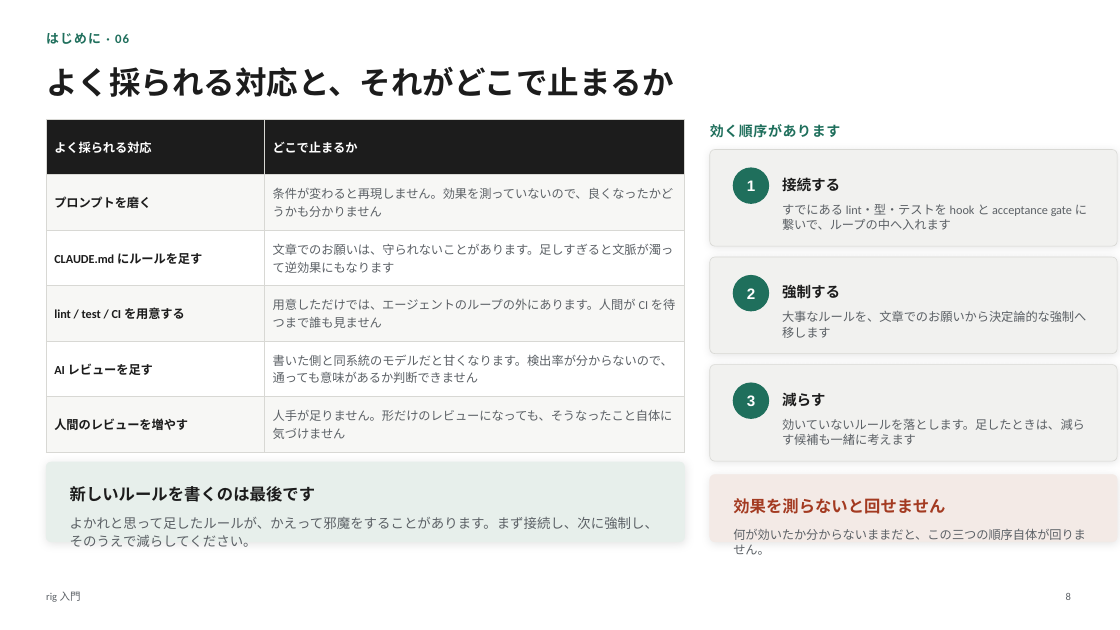
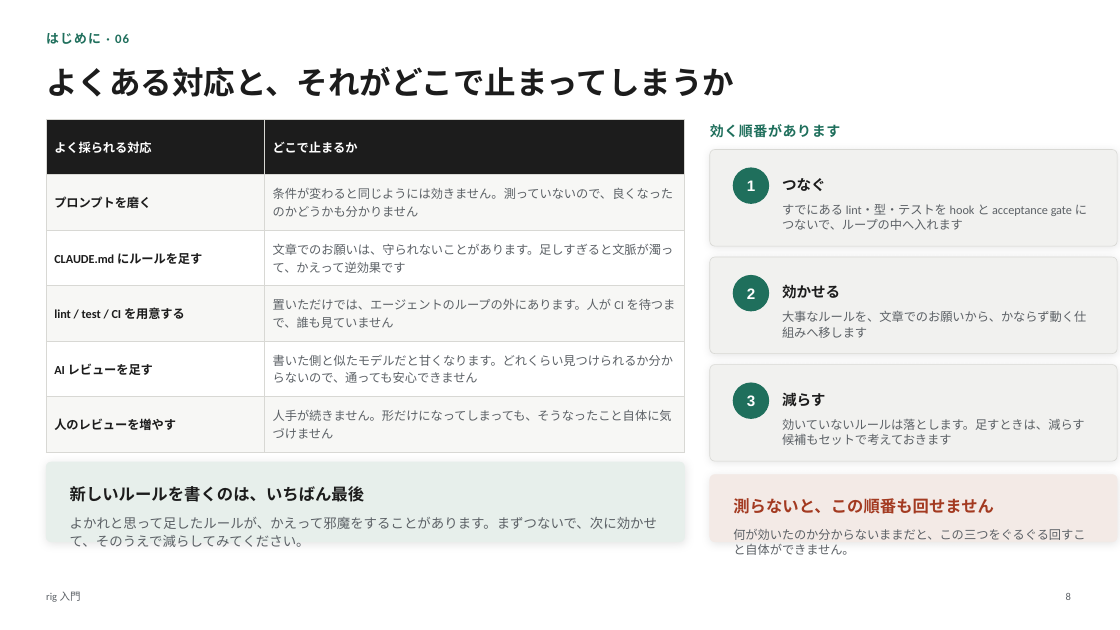
Before and after one commit to itoh-shun/rig, a slide deck: slide 8 of docs/onboarding/rig-intro.ja.pptx. Drawn at 1120x630 pixels with LibreOffice and Linux fonts; fonts in the diff are those of the drawing. Boxes give left, top, right and bottom in pixels: in the first picture for what was removed or moved away, otherwise in the second. Text is boxed around its words. In the diff, an @@ line names an element or a change of style, - is before the commit and + after.

```diff
--- a/docs/onboarding/rig-intro.ja.pptx
+++ b/docs/onboarding/rig-intro.ja.pptx
@@ text at box(46, 67, 734, 97): text changed @@
-よく採られる対応と、それがどこで止まるか
+よくある対応と、それがどこで止まってしまうか
@@ table at box(46, 119, 685, 443) @@
-row 2, column 2: 条件が変わると再現しません。効果を測っていないので、良くなったかどうかも分かりません
+row 2, column 2: 条件が変わると同じようには効きません。測っていないので、良くなったのかどうかも分かりません
-row 3, column 2: 文章でのお願いは、守られないことがあります。足しすぎると文脈が濁って逆効果にもなります
+row 3, column 2: 文章でのお願いは、守られないことがあります。足しすぎると文脈が濁って、かえって逆効果です
-row 4, column 2: 用意しただけでは、エージェントのループの外にあります。人間が CI を待つまで誰も見ません
+row 4, column 2: 置いただけでは、エージェントのループの外にあります。人が CI を待つまで、誰も見ていません
-row 5, column 2: 書いた側と同系統のモデルだと甘くなります。検出率が分からないので、通っても意味があるか判断できません
+row 5, column 2: 書いた側と似たモデルだと甘くなります。どれくらい見つけられるか分からないので、通っても安心できません
-row 6, column 1: 人間のレビューを増やす
+row 6, column 1: 人のレビューを増やす
-row 6, column 2: 人手が足りません。形だけのレビューになっても、そうなったこと自体に気づけません
+row 6, column 2: 人手が続きません。形だけになってしまっても、そうなったこと自体に気づけません
@@ text at box(710, 124, 841, 138): text changed @@
-効く順序があります
+効く順番があります
@@ text at box(782, 178, 826, 191): text changed @@
-接続する
+つなぐ
@@ text at box(782, 204, 1087, 230): text changed @@
-すでにある lint・型・テストを hook と acceptance gate に繋いで、ループの中へ入れます
+すでにある lint・型・テストを hook と acceptance gate につないで、ループの中へ入れます
@@ text at box(782, 284, 840, 299): text changed @@
-強制する
+効かせる
@@ text at box(782, 310, 1086, 338): text changed @@
-大事なルールを、文章でのお願いから決定論的な強制へ移します
+大事なルールを、文章でのお願いから、かならず動く仕組みへ移します
@@ text at box(782, 419, 1085, 445): text changed @@
-効いていないルールを落とします。足したときは、減らす候補も一緒に考えます
+効いていないルールは落とします。足すときは、減らす候補もセットで考えておきます
@@ text at box(70, 486, 365, 502): text changed @@
-新しいルールを書くのは最後です
+新しいルールを書くのは、いちばん最後
@@ text at box(733, 498, 994, 514): text changed @@
-効果を測らないと回せません
+測らないと、この順番も回せません
@@ text at box(70, 517, 657, 547): text changed @@
-よかれと思って足したルールが、かえって邪魔をすることがあります。まず接続し、次に強制し、そのうえで減らしてください。
+よかれと思って足したルールが、かえって邪魔をすることがあります。まずつないで、次に効かせて、そのうえで減らしてみてください。
@@ text at box(733, 529, 1085, 555): text changed @@
-何が効いたか分からないままだと、この三つの順序自体が回りません。
+何が効いたのか分からないままだと、この三つをぐるぐる回すこと自体ができません。
```
Also in this commit, not shown: 30 other slides changed, 4 other files.
